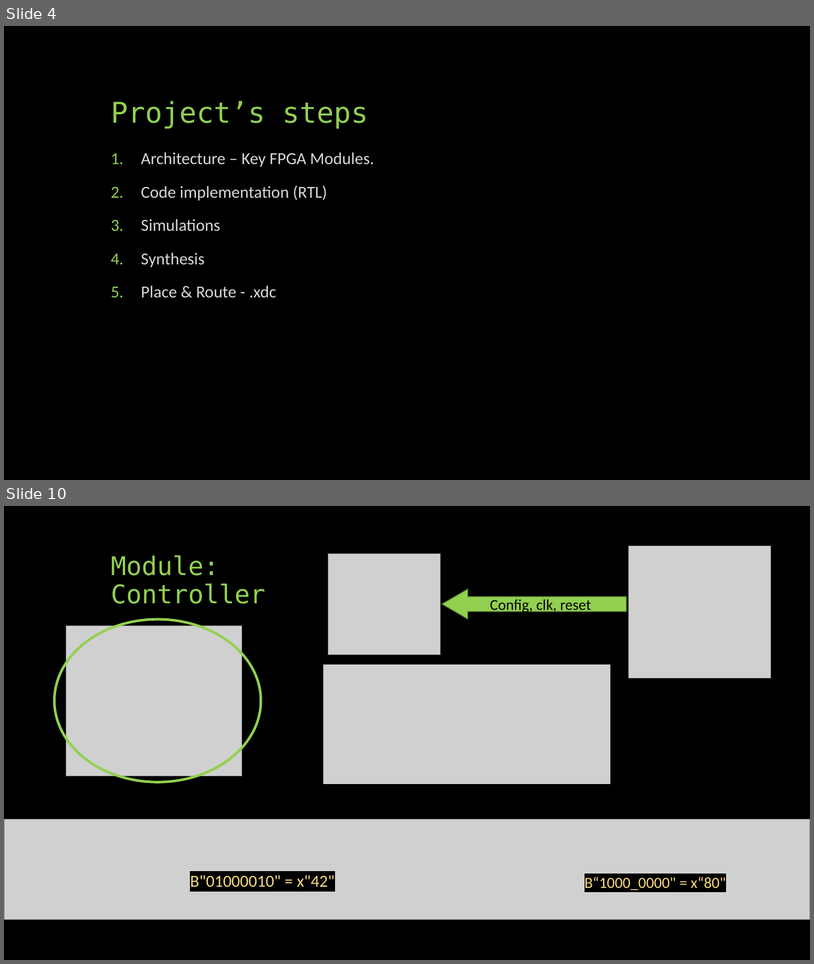
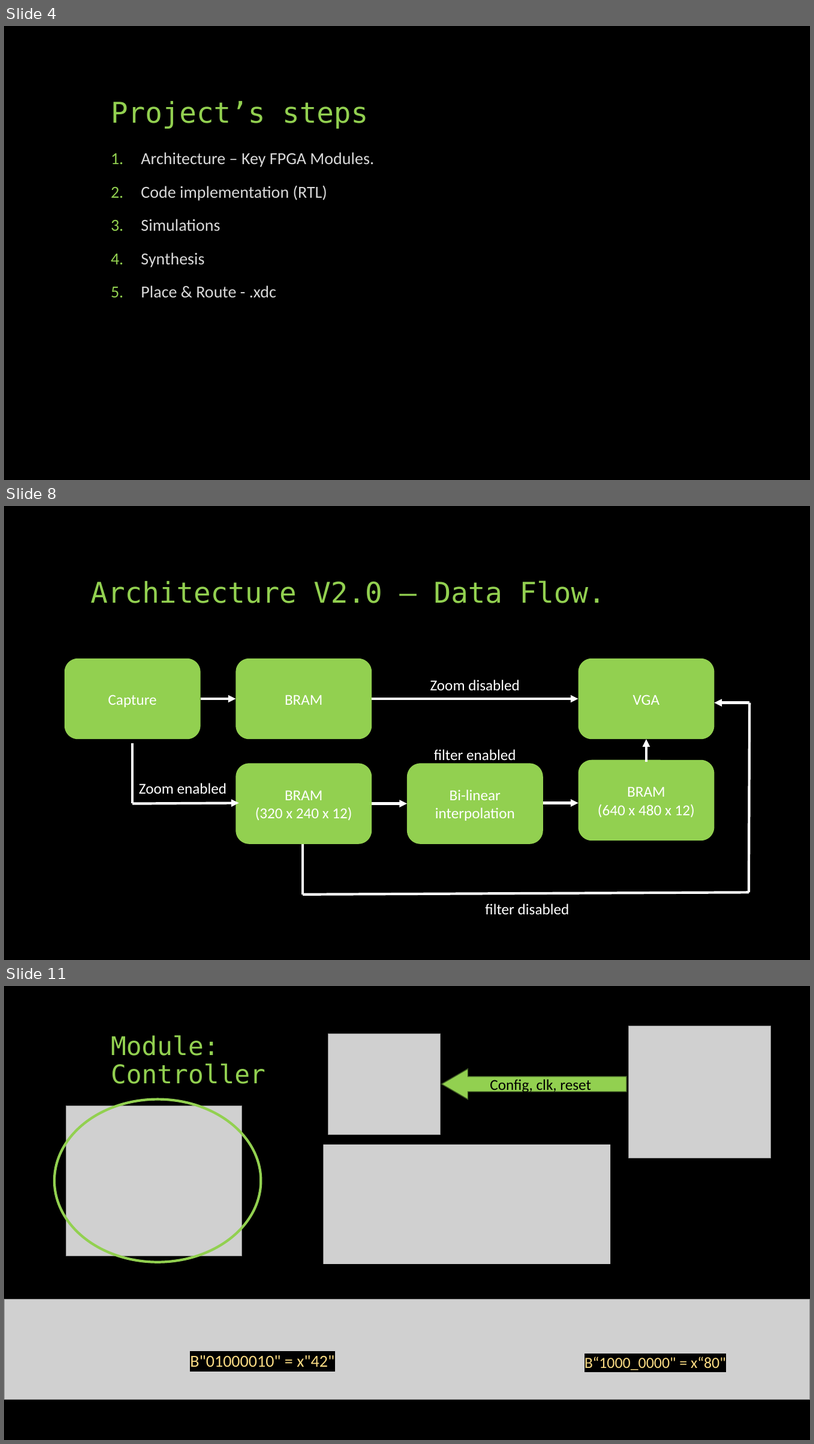
Before and after one commit to idowein/FPGA-image-interpolator, a slide deck: datasheets/Digital Zoom presentation.pptx. Shown one above the other, each under a label of ours: slides 4 and 10 before the commit, slides 4, 8 and 11 after it; the slides between them are not shown. The pictures are 814x964 and 814x1444 pixels, drawn with LibreOffice and Linux fonts; fonts in the diff are those of the drawing; grey boxes stand for pictures. Boxes give left, top, right and bottom in pixels: in the first picture for what was removed or moved away, otherwise in the second. Text is boxed around its words. In the diff, an @@ line names an element or a change of style, - is before the commit and + after.

Commit message:
Digital Zoom presentation - v4.0

```diff
--- a/datasheets/Digital Zoom presentation.pptx
+++ b/datasheets/Digital Zoom presentation.pptx
@@ slide 8 added at bbox=[4, 506, 810, 960], background #000000 @@
@@ title added at bbox=[90, 580, 606, 603], 34 pt, text #92D050 @@
+Architecture V2.0 – Data Flow.
@@ rounded rectangle added at bbox=[65, 658, 201, 739], fill #92D050, 18 pt, text #FFFFFF @@
+Capture
@@ rounded rectangle added at bbox=[236, 658, 372, 739], fill #92D050, 18 pt, text #FFFFFF @@
+BRAM
@@ rounded rectangle added at bbox=[579, 658, 715, 739], fill #92D050, 18 pt, text #FFFFFF @@
+VGA
@@ text added at bbox=[431, 679, 520, 691], 18 pt, text #FFFFFF @@
+Zoom disabled
@@ arrow added from (201, 699) to (236, 699), #FFFFFF 3 pt @@
@@ arrow added from (372, 699) to (579, 699), #FFFFFF 3 pt @@
@@ group added at bbox=[303, 703, 750, 894]: 3 lines, 1 arrow @@
@@ arrow added from (647, 762) to (647, 739), #FFFFFF 3 pt @@
@@ line added from (132, 743) to (132, 803), #FFFFFF 3 pt @@
@@ text added at bbox=[434, 749, 516, 763], 18 pt, text #FFFFFF @@
+filter enabled
@@ rounded rectangle added at bbox=[236, 763, 372, 844], fill #92D050, 18 pt, text #FFFFFF @@
+BRAM
+(320 x 240 x 12)
@@ rounded rectangle added at bbox=[408, 763, 543, 844], fill #92D050, 18 pt, text #FFFFFF @@
+Bi-linear interpolation
@@ rounded rectangle added at bbox=[579, 759, 715, 840], fill #92D050, 18 pt, text #FFFFFF @@
+BRAM
+(640 x 480 x 12)
@@ text added at bbox=[139, 783, 227, 793], 18 pt, text #FFFFFF @@
+Zoom enabled
@@ arrow added from (132, 804) to (239, 803), #FFFFFF 3 pt @@
@@ arrow added from (372, 804) to (408, 804), #FFFFFF 3 pt @@
@@ arrow added from (543, 803) to (579, 803), #FFFFFF 3 pt @@
@@ text added at bbox=[485, 903, 570, 915], 18 pt, text #FFFFFF @@
+filter disabled
@@ what was slide 10 is now slide 11 @@
```
Also in this commit, not shown: 6 slides changed, 2 other slides added, 2 slides removed.
